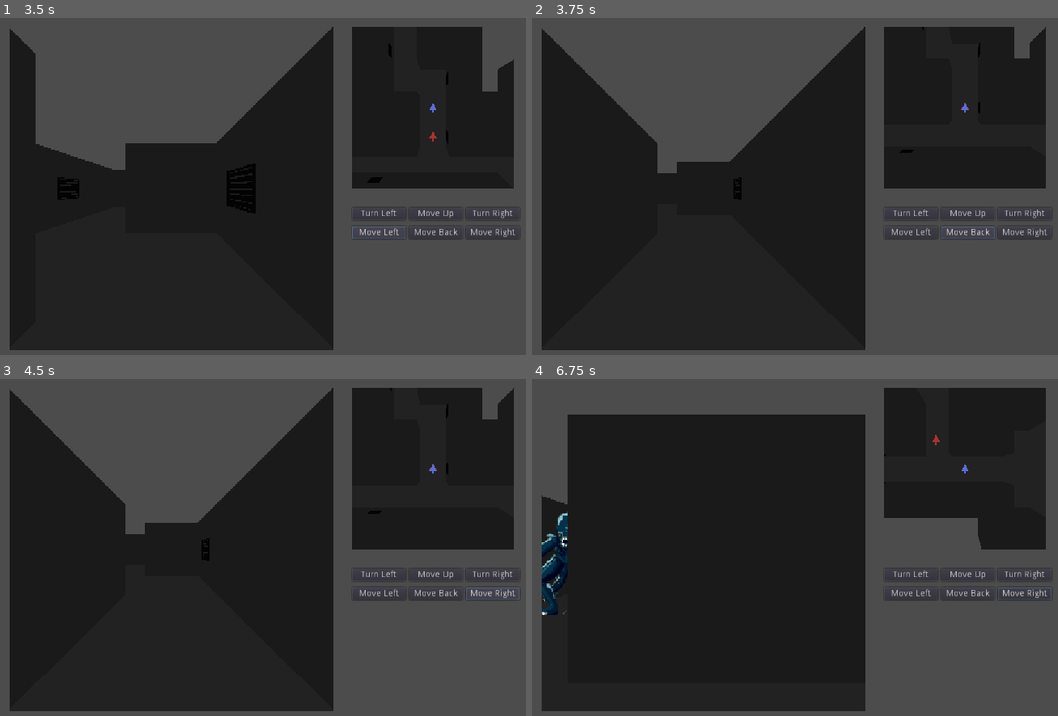
Above: before the commit, frames 1-4 (two rows, left to right).
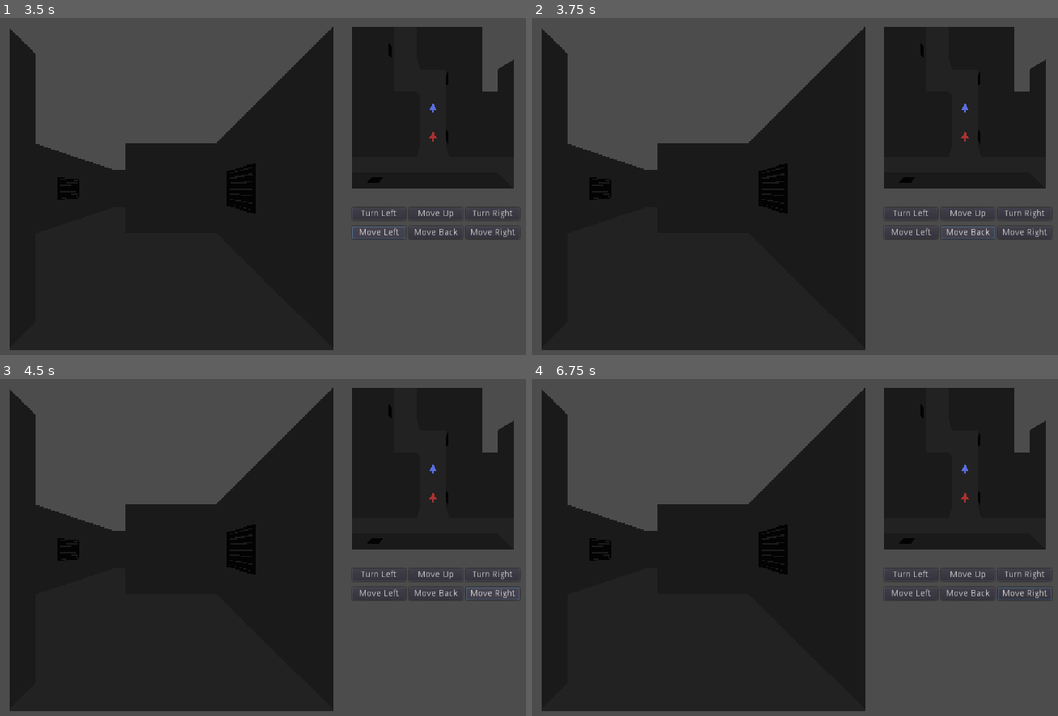
Above: after the commit, the same moments.

Repository: archaeopteryx4216/dungeon-crawler-jam-2021
Game: Godot game, scene res://main.tscn
The game is run twice, just before and just after one commit, with the same random seed, the same clock (stepped at 60 frames per second) and the same inputs.
Inputs (mouse positions are in pixels of both pictures, inside the frame that each line leads up to):
- Up to frame 1 (3.5 s): click "Turn Left" at 0.5 s; click "Move Up" at 1.25 s; click "Turn Right" at 2 s; click "Move Left" at 2.75 s
- Up to frame 2 (3.75 s): click "Move Back" at 3.5 s
- Up to frame 3 (4.5 s): click "Move Right" at 4.25 s
- Up to frame 4 (6.75 s): tap Enter at 5 s; move the mouse to (989, 540) at 5.02 s; hold Right (move_right) 5.03-5.78 s; tap Space at 5.75 s; move the mouse to (716, 577) at 5.77 s; hold Down (move_down) 5.78-6.53 s; move the mouse to (910, 476) at 6.52 s; hold Right (move_right) from 6.53 s (still down)

Frame 1 is identical in both runs. In frame 2, 4.6% of the frame differs, in the area x 6-98%, y 2-47%; in frame 3, 4.6%; in frame 4, 17%, in the area x 1-98%, y 2-71%.

Commit message:
Now "colliding" with the alien

Diff:
--- a/enemy.tscn
+++ b/enemy.tscn
@@ -88,6 +88,7 @@
 layers = 2
 pixel_size = 0.015
 frames = SubResource( 2 )
+frame = 3
 playing = true
 
 [node name="dying" type="AnimatedSprite3D" parent="."]
--- a/main.gd
+++ b/main.gd
@@ -40,10 +40,13 @@
 		update_cameras(Vector3(0,0,0), Vector3(0, -PI/2, 0))
 
 func update_cameras(pos_change, turn_rads):
-	# Move first person camera
-	$"main_view/firstperson_viewport/firstperson_pos".set_translation($"main_view/firstperson_viewport/firstperson_pos".get_translation() + pos_change)
-	# Move overhead camera
-	$"side_view/overhead_viewport/overhead_pos".set_translation($"side_view/overhead_viewport/overhead_pos".get_translation() + pos_change)
+	# Check if we will intersect the enemy, if so, skip the movement
+	var next_position = $"main_view/firstperson_viewport/firstperson_pos".get_translation() + pos_change
+	if next_position.distance_to($enemies/enemy.get_translation()) > 1:
+		# Move first person camera
+		$"main_view/firstperson_viewport/firstperson_pos".set_translation(next_position)
+		# Move overhead camera
+		$"side_view/overhead_viewport/overhead_pos".set_translation($"side_view/overhead_viewport/overhead_pos".get_translation() + pos_change)
 	# Set first person camera rotation
 	$"main_view/firstperson_viewport/firstperson_pos".set_rotation($"main_view/firstperson_viewport/firstperson_pos".get_rotation() + turn_rads)
 	# Rotate player sprite in side view
